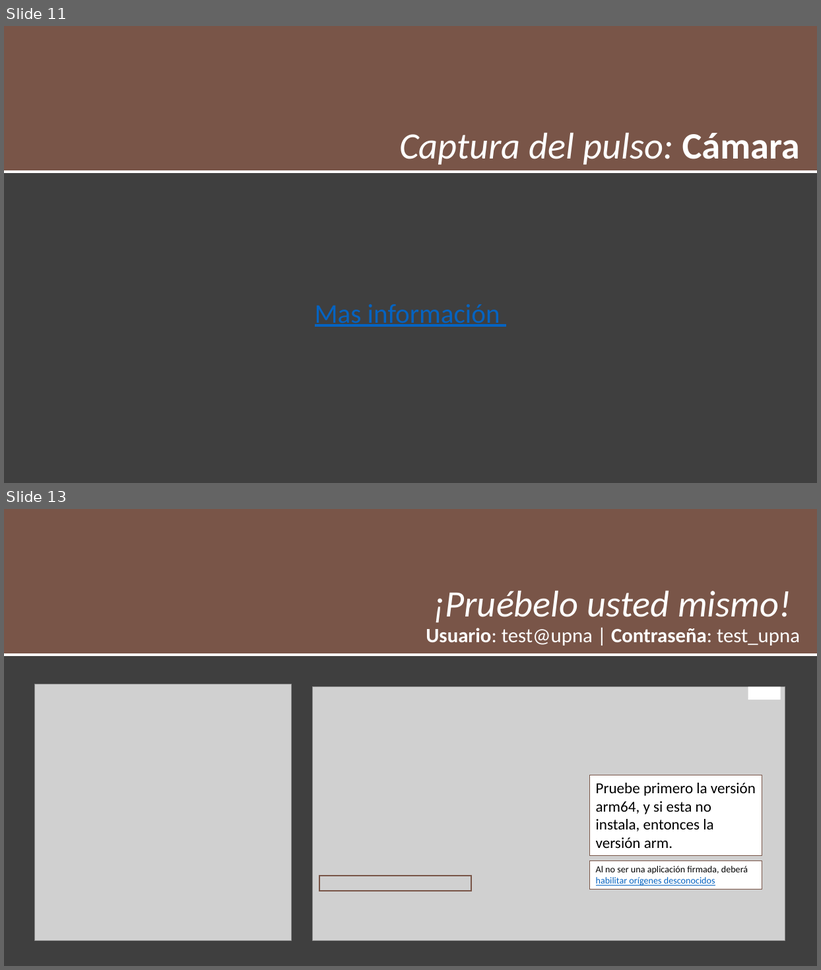
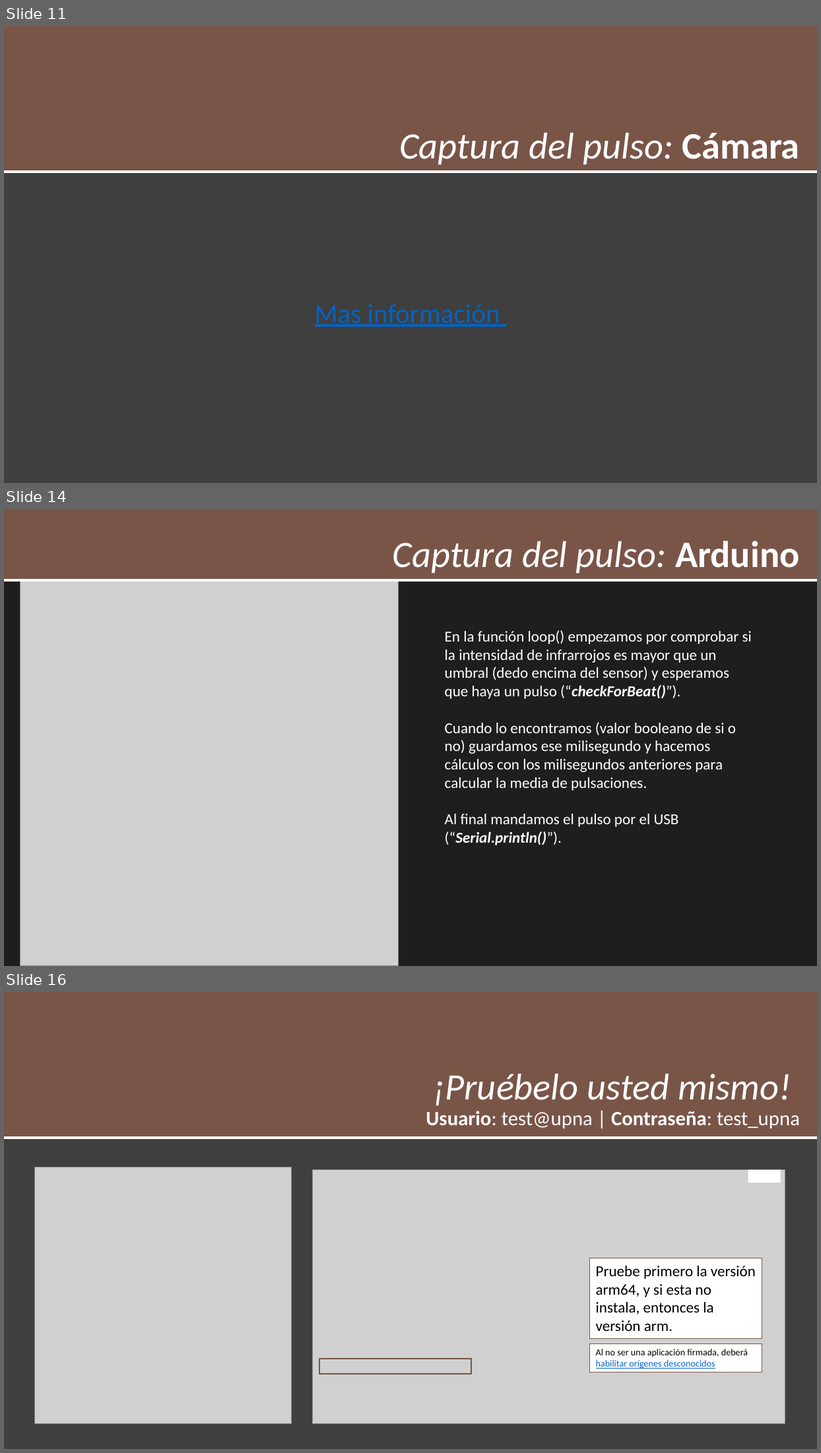
Before and after one commit to hkfuertes/tension-app-project, a slide deck: TensionApp.pptx. Shown one above the other, each under a label of ours: slides 11 and 13 before the commit, slides 11, 14 and 16 after it; the slides between them are not shown. The pictures are 821x970 and 821x1453 pixels, drawn with LibreOffice and Linux fonts; fonts in the diff are those of the drawing; grey boxes stand for pictures. Boxes give left, top, right and bottom in pixels: in the first picture for what was removed or moved away, otherwise in the second. Text is boxed around its words. In the diff, an @@ line names an element or a change of style, - is before the commit and + after.

```diff
--- a/TensionApp.pptx
+++ b/TensionApp.pptx
@@ slide 14 added at box(4, 509, 817, 966), background #1E1E1E @@
@@ rectangle added at box(4, 509, 817, 580), fill #795548, outline #FFFFFF 3 pt @@
@@ title added at box(393, 541, 799, 573), 44 pt, text #FFFFFF, italic @@
+Captura del pulso: Arduino
@@ picture added at box(20, 580, 398, 966) @@
@@ text added at box(445, 630, 752, 846), 18 pt, text #FFFFFF @@
+En la función loop() empezamos por comprobar si la intensidad de infrarrojos es mayor que un umbral (dedo encima del sensor) y esperamos que haya un pulso (“checkForBeat()”).
+Cuando lo encontramos (valor booleano de si o no) guardamos ese milisegundo y hacemos cálculos con los milisegundos anteriores para calcular la media de pulsaciones.
+Al final mandamos el pulso por el USB (“Serial.println()”).
@@ what was slide 13 is now slide 16 @@
```
Also in this commit, not shown: 2 slides changed, 2 other slides added, 4 other files.
